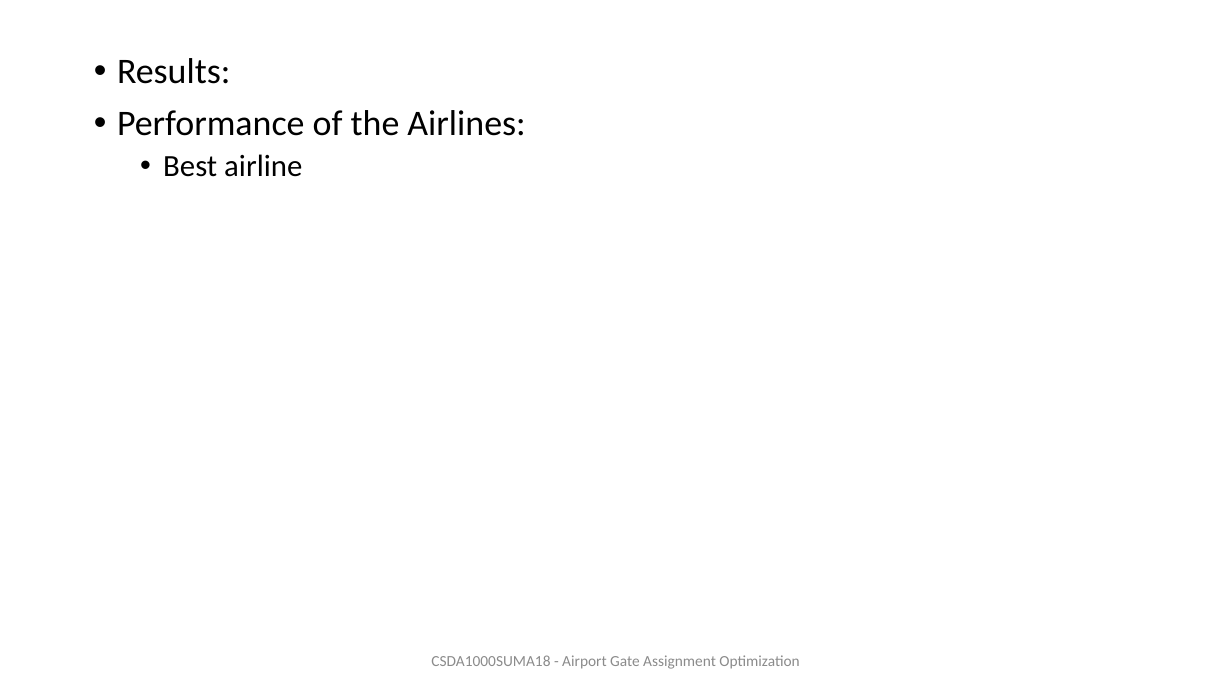
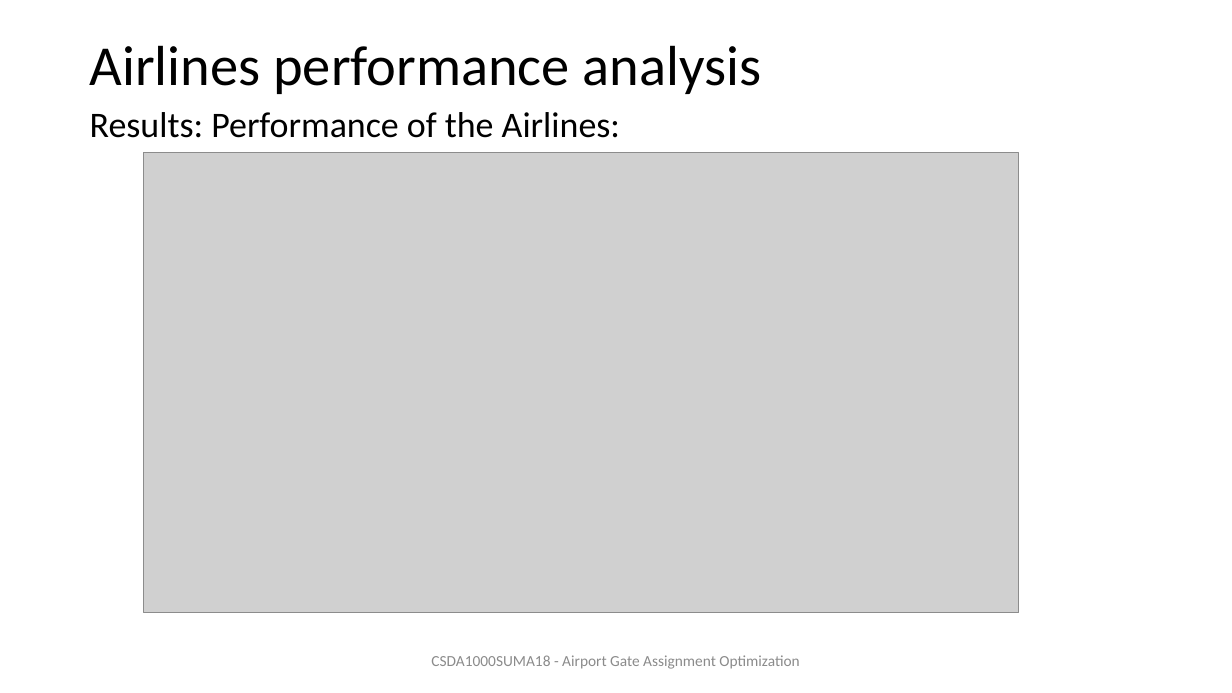
Before and after one commit to ivbsoftware/big-data-final, a slide deck: slide 12 of docs/slideshow/draft-Final Presentation.pptx (slide 13 before the commit). Drawn at 1232x693 pixels with LibreOffice and Linux fonts; fonts in the diff are those of the drawing; grey boxes stand for pictures. Boxes give left, top, right and bottom in pixels: in the first picture for what was removed or moved away, otherwise in the second. Text is boxed around its words. In the diff, an @@ line names an element or a change of style, - is before the commit and + after.

Commit message:
updated slideshow - Diana&Kate/uploaded excel
Airlines performance analysis

```diff
--- a/docs/slideshow/draft-Final Presentation.pptx
+++ b/docs/slideshow/draft-Final Presentation.pptx
@@ title added at (90, 45, 762, 94), 44 pt, text #000000 @@
+Airlines performance analysis
@@ text at (90, 112, 620, 138): text changed @@
-• Results:
-• Performance of the Airlines:
-  • Best airline
+Results: Performance of the Airlines:
@@ picture added at (144, 152, 1019, 613) @@
```
Also in this commit, not shown: 10 other slides changed, 1 slide added, 1 slide removed, 1 other file.
